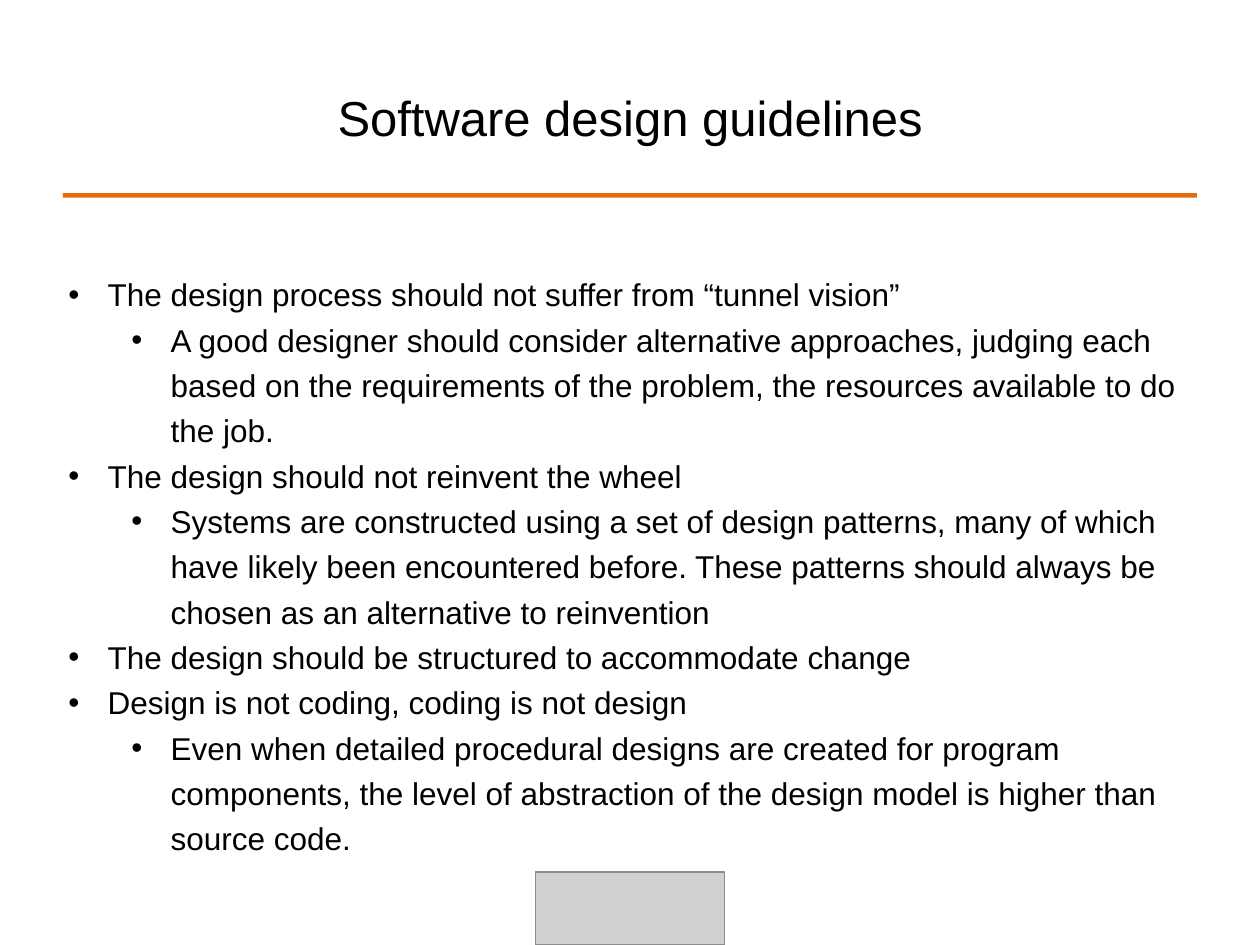
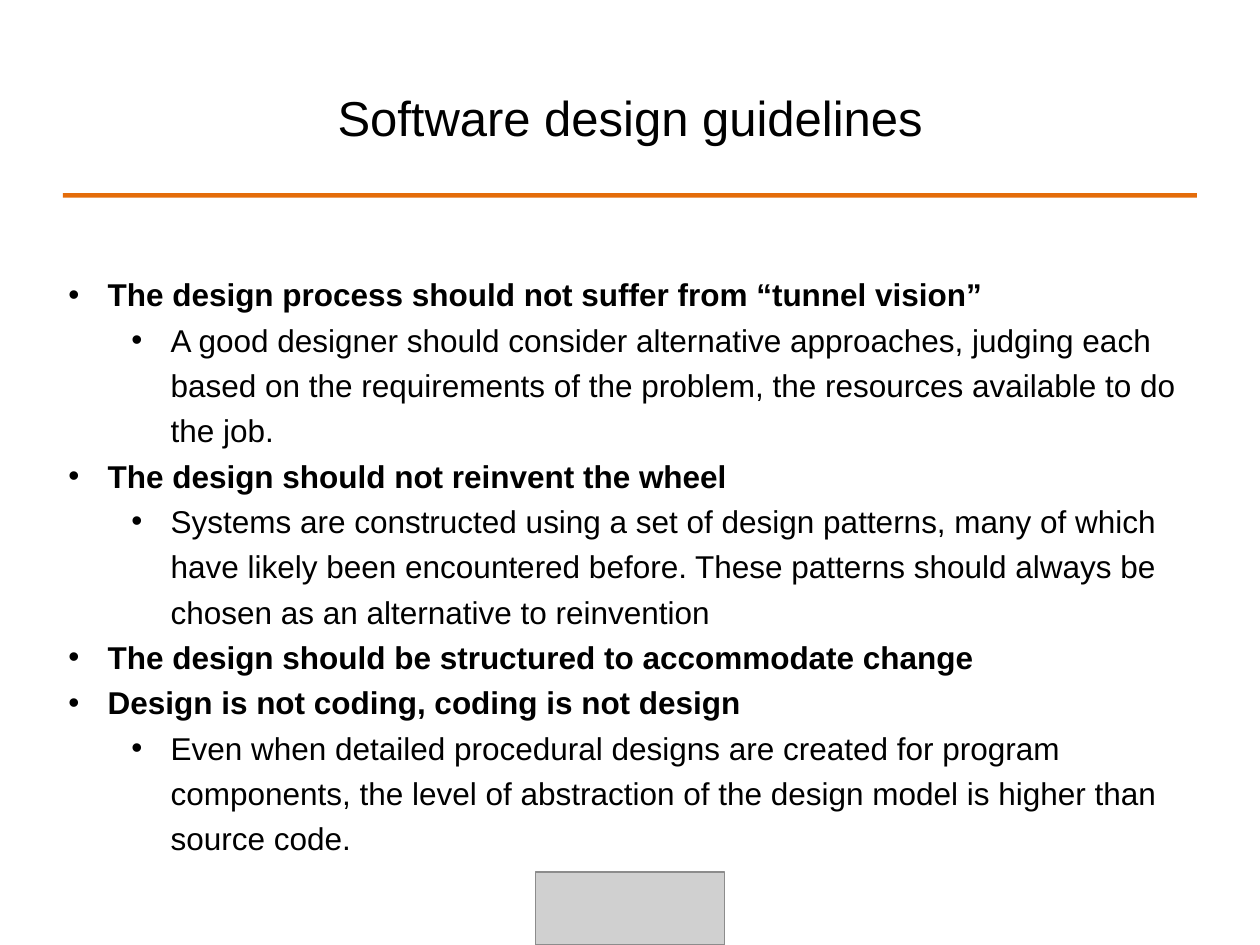
Before and after one commit to ALPHACamp/Camp-3-iOS-Dev, a slide deck: slide 15 of Class presentation/Week1 - Shyne/10-07-2014.ppt (slide 14 before the commit). Drawn at 1260x945 pixels with LibreOffice and Linux fonts; fonts in the diff are those of the drawing; grey boxes stand for pictures. Boxes give left, top, right and bottom in pixels: in the first picture for what was removed or moved away, otherwise in the second. Text is boxed around its words. In the diff, an @@ line names an element or a change of style, - is before the commit and + after.

```diff
--- a/Class presentation/Week1 - Shyne/10-07-2014.ppt
+++ b/Class presentation/Week1 - Shyne/10-07-2014.ppt
@@ text at bbox=[108, 283, 982, 720]: bold on in "The design process should not suffer from ...", "The design should not reinvent the wheel", "The design should be structured to accommodate ...", "Design is not coding, coding is not ..." @@
```
Also in this commit, not shown: 7 other slides changed, 2 slides added, 2 other files.
